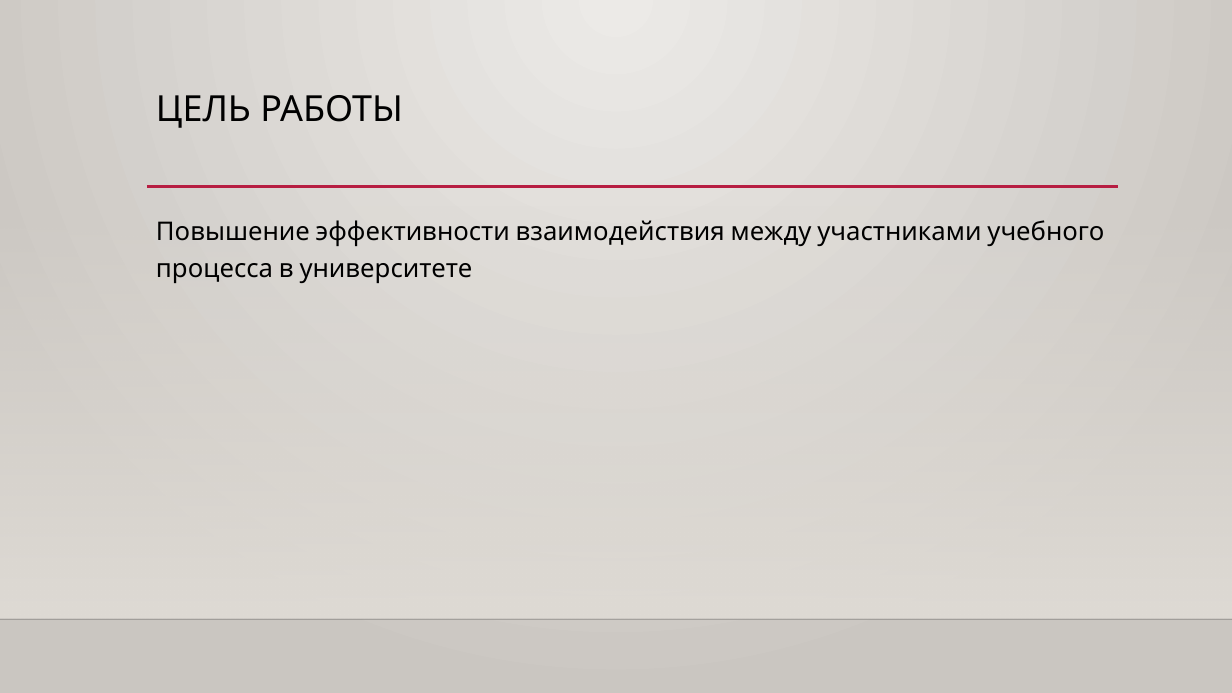
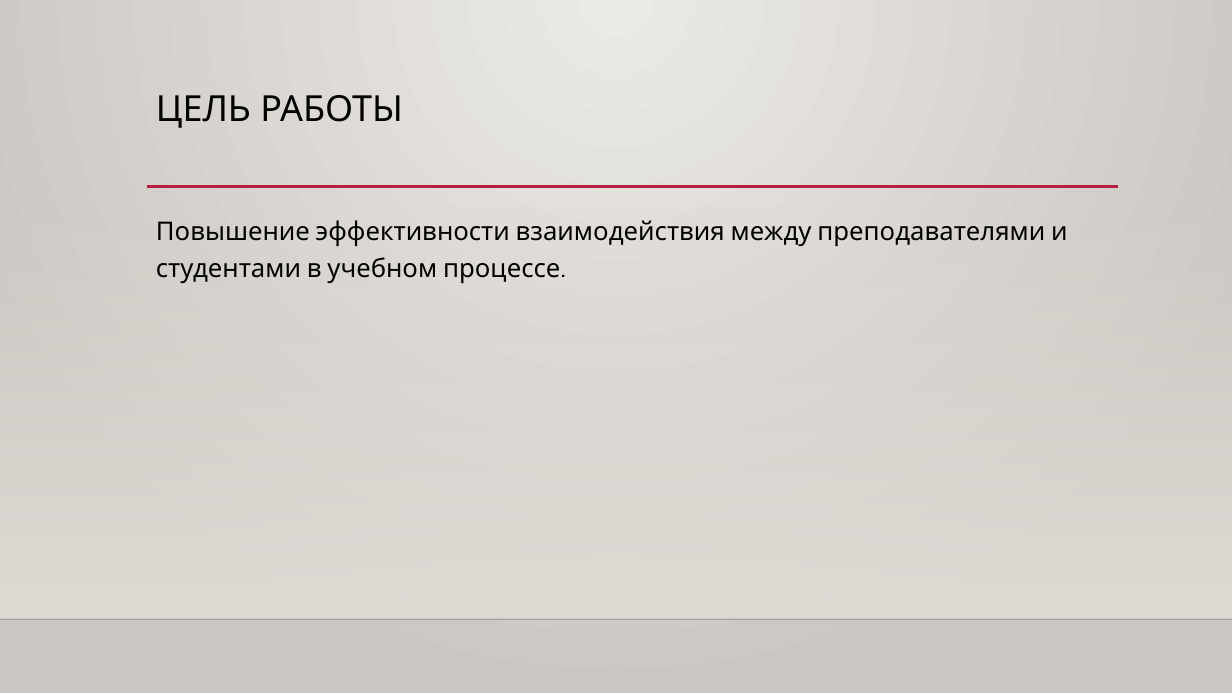
Before and after one commit to mpozdeevf/Diploma, a slide deck: slide 2 of Презентация ВКР Бакалавра.pptx. Drawn at 1232x693 pixels with LibreOffice and Linux fonts; fonts in the diff are those of the drawing; background and template pictures are left out. Boxes give left, top, right and bottom in pixels: in the first picture for what was removed or moved away, otherwise in the second. Text is boxed around its words. In the diff, an @@ line names an element or a change of style, - is before the commit and + after.

```diff
--- a/Презентация ВКР Бакалавра.pptx
+++ b/Презентация ВКР Бакалавра.pptx
@@ text at <box>156,220,1068,283</box>: text changed @@
-Повышение эффективности взаимодействия между участниками учебного процесса в университете
+Повышение эффективности взаимодействия между преподавателями и студентами в учебном процессе.
```
Also in this commit, not shown: 3 other slides changed, 3 slides added, 1 slide removed, 8 other files.
